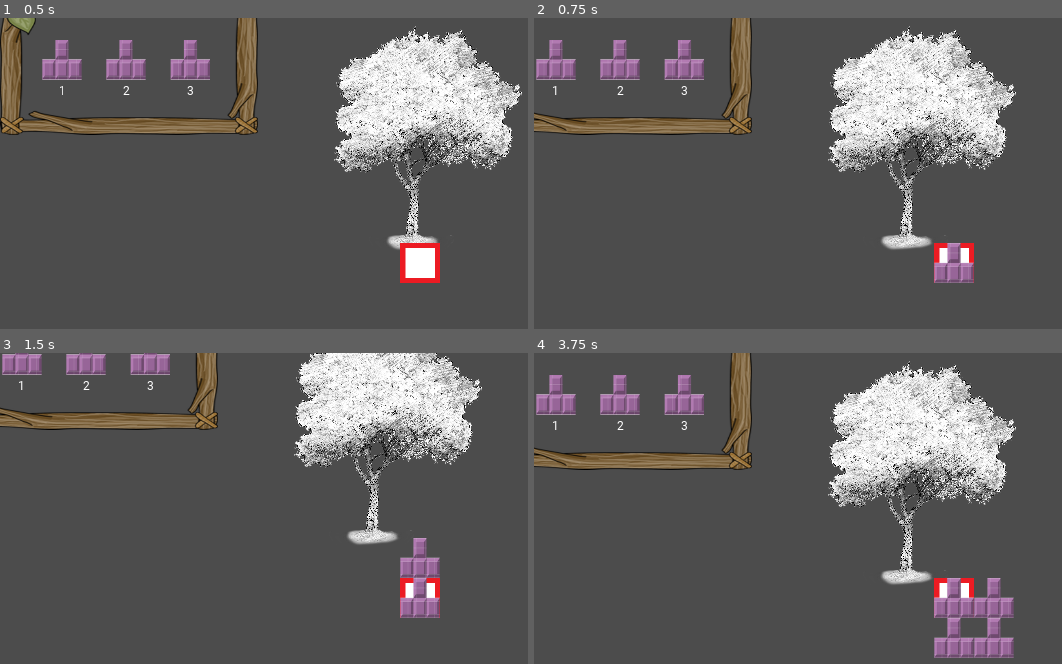
Above: before the commit, frames 1-4 (two rows, left to right).
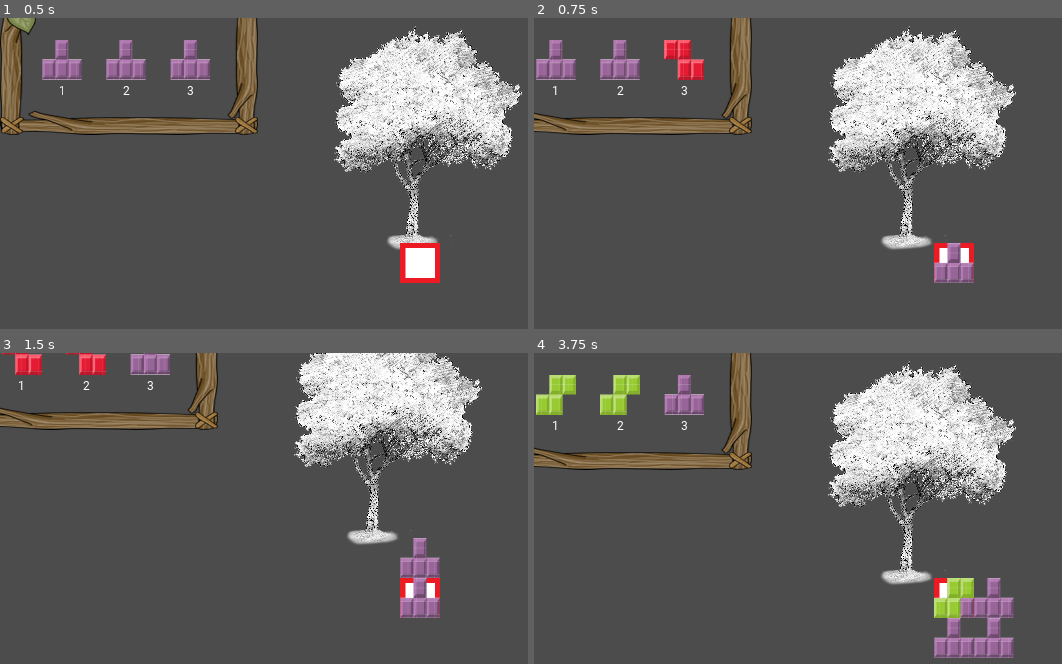
Above: after the commit, the same moments.

Repository: DEF-42/treeOfLife
Game: Godot game, scene res://Scenes/World.tscn
Two runs of this game, one before a commit and one after it. Both use one fixed random seed, a clock stepped at 60 frames per second and the inputs below.
Inputs:
- Up to frame 1 (0.5 s): no input
- Up to frame 2 (0.75 s): tap Enter at 0.5 s; hold Right (ui_right) from 0.53 s (still down); tap Keypad 1 (numpad_1) at 0.6 s
- Up to frame 3 (1.5 s): tap Space at 1.25 s; release Right (ui_right) at 1.28 s; hold Down (ui_down) from 1.28 s (still down); tap Keypad 2 (numpad_2) at 1.35 s
- Up to frame 4 (3.75 s): tap Enter at 2, 3.5 s; release Down (ui_down) at 2.03 s; hold Right (ui_right) 2.03-2.78 s; tap Keypad 3 (numpad_3) at 2.1 s; tap Space at 2.75 s; hold Up (ui_up) 2.78-3.53 s; tap Keypad 1 (numpad_1) at 2.85 s; hold Left (ui_left) from 3.53 s (still down); tap Keypad 2 (numpad_2) at 3.6 s

Frame 1 is identical in both runs. In frame 2, 0.8% of the frame differs, in the area x 24-33%, y 7-20%; in frame 3, 1.1%; in frame 4, 2.3%, in the area x 0-84%, y 7-86%.

Commit message:
randomize selectable roots

Diff:
--- a/Autoloads/EventBus.gd
+++ b/Autoloads/EventBus.gd
@@ -1,3 +1,3 @@
 extends Node
 
-signal create_root(val)
+signal create_root(texture)
--- a/Scenes/Underground/Grid.gd
+++ b/Scenes/Underground/Grid.gd
@@ -6,9 +6,7 @@
 
 
 func _on_create_root(val):
-	print(val)
 	var sprite = Sprite.new()
 	sprite.texture = val
 	sprite.position = Vector2($GridKinematic.position.x + 40, $GridKinematic.position.y + 40)
-	print(sprite.position)
 	add_child_below_node($".", sprite)
--- a/Scripts/UI/RootSelector.gd
+++ b/Scripts/UI/RootSelector.gd
@@ -1,4 +1,18 @@
 extends Node2D
+
+var root_sprite_1 = preload("res://Assets/UI/placeholder_root.png")
+var root_sprite_2 = preload("res://Assets/UI/placeholder_root_2.png")
+var root_sprite_3 = preload("res://Assets/UI/placeholder_root_3.png")
+var root_dictionary = {
+	1: root_sprite_1,
+	2: root_sprite_2,
+	3: root_sprite_3,
+}
+var rng = RandomNumberGenerator.new()
+
+
+func _ready():
+	rng.randomize()
 
 
 func _process(delta):
@@ -12,3 +26,13 @@
 
 func _create_root(texture):
 	EVENTS.emit_signal("create_root", texture)
+	_randomize_roots()
+
+func _randomize_roots():
+	$Root.texture = _get_random_root()
+	$Root2.texture = _get_random_root()
+	$Root3.texture = _get_random_root()
+
+func _get_random_root():
+	var random_number = rng.randi_range(1, root_dictionary.size())
+	return root_dictionary.get(random_number)
Not shown, added: Assets/UI/placeholder_root_1.png.import
Binary file added: Assets/UI/placeholder_root_2.png
Not shown, added: Assets/UI/placeholder_root_2.png.import
Binary file added: Assets/UI/placeholder_root_3.png
Not shown, added: Assets/UI/placeholder_root_3.png.import
